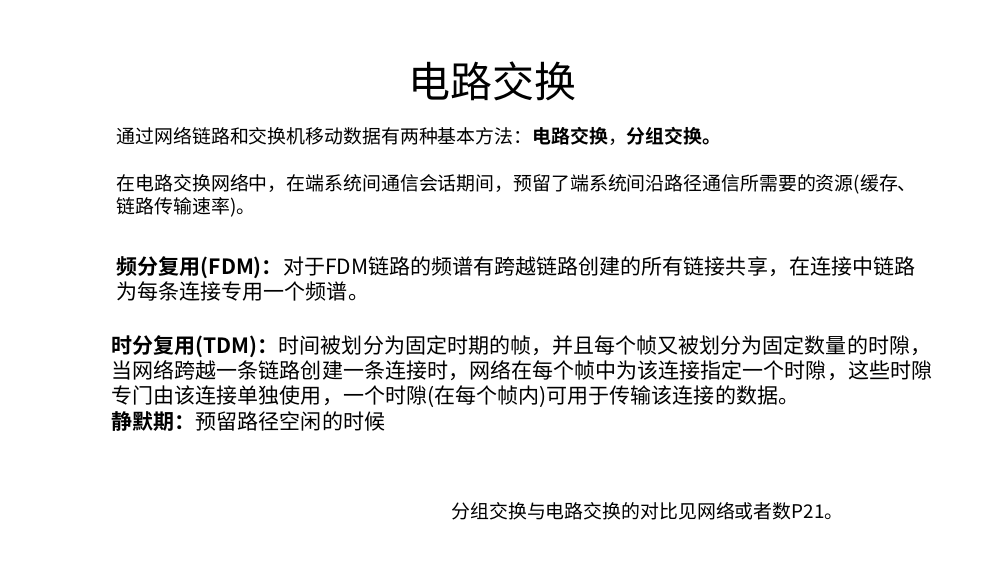
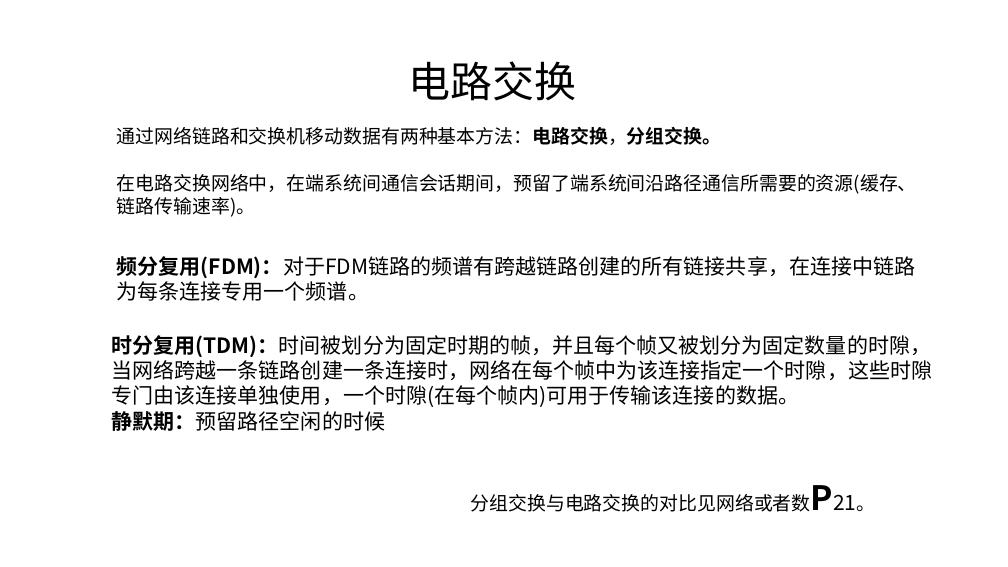
Before and after one commit to kuan525/Computer-Networking-A-top-down-Approach, a slide deck: slide 9 of 计算机网络和因特网.pptx. Drawn at 1008x567 pixels with LibreOffice and Linux fonts; fonts in the diff are those of the drawing. Boxes give left, top, right and bottom in pixels: in the first picture for what was removed or moved away, otherwise in the second. Text is boxed around its words. In the diff, an @@ line names an element or a change of style, - is before the commit and + after.

```diff
--- a/计算机网络和因特网.pptx
+++ b/计算机网络和因特网.pptx
@@ text "分组交换与电路交换的对比见网络或者数P21。": place and size @@
-text "分组交换与电路交换的对比见网络或者数P21。" at box(451, 502, 843, 520)
+text "分组交换与电路交换的对比见网络或者数P21。" at box(471, 494, 811, 512)
@@ text "分组交换与电路交换的对比见网络或者数P21。" at box(471, 494, 811, 512): size 18 to 32 pt, size 18 to 20 pt, bold on in "分组交换与电路交换的对比见网络或者数P21。" @@
```
Also in this commit, not shown: 1 other slide changed, 2 slides added.
